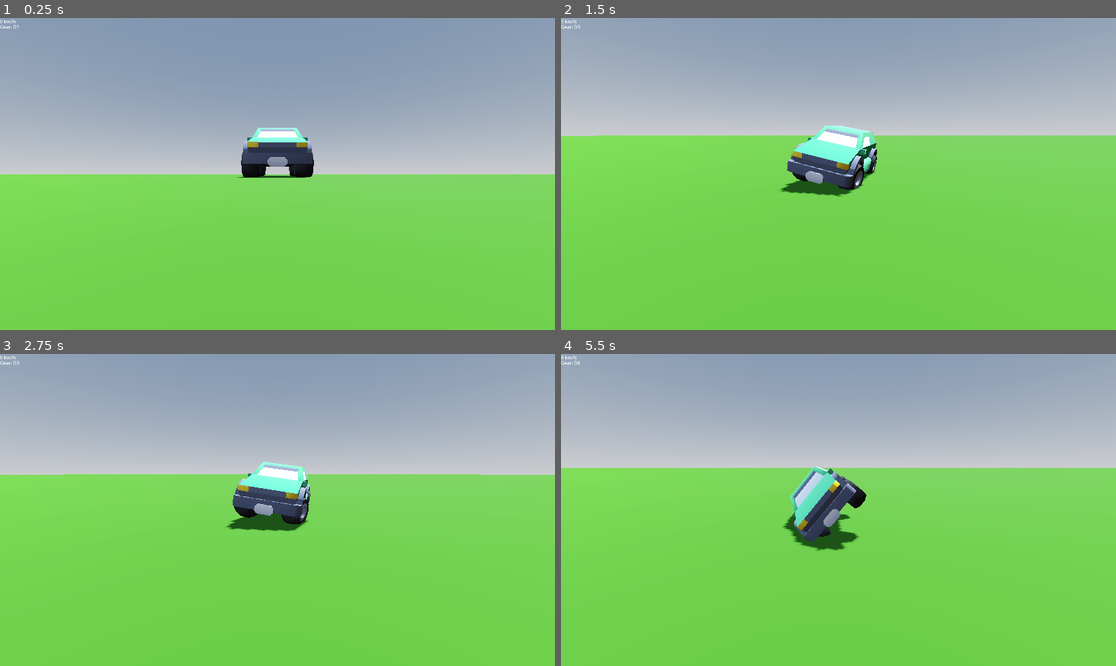
Above: before the commit, frames 1-4 (two rows, left to right).
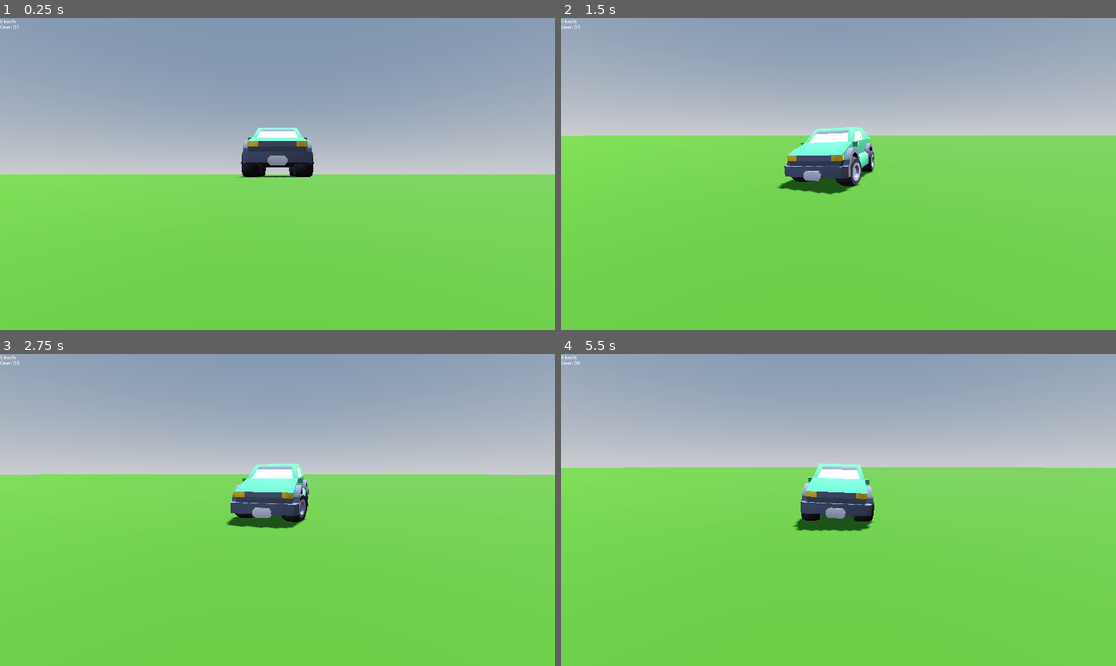
Above: after the commit, the same moments.

Repository: SaltyCookiez/DrivingSimEE
Game: Godot game, scene res://world.tscn
Same seed, same stepped clock (60 frames per second), same inputs: the game is played once before the commit and once after it.
Inputs (mouse positions are in pixels of both pictures, inside the frame that each line leads up to):
- Up to frame 1 (0.25 s): no input
- Up to frame 2 (1.5 s): tap Enter at 0.5 s; move the mouse to (866, 174) at 0.52 s; hold D (Right) 0.53-1.28 s; hold W (Gas) 0.53-1.28 s; move the mouse to (810, 174) at 1.27 s; hold S (Brake) from 1.28 s (still down); tap W (Gas) at 1.35 s
- Up to frame 3 (2.75 s): move the mouse to (288, 503) at 2.02 s; release S (Brake) at 2.03 s; hold D (Right) from 2.03 s (still down); hold W (Gas) from 2.03 s (still down)
- Up to frame 4 (5.5 s): move the mouse to (832, 516) at 2.77 s; release W (Gas) at 2.78 s; tap W (Gas) at 2.85, 4.35 s; move the mouse to (877, 513) at 3.52 s; release D (Right) at 3.53 s; hold W (Gas) 3.53-4.28 s; hold A (Left) 3.53-5.03 s; move the mouse to (794, 506) at 4.27 s; move the mouse to (844, 510) at 5.02 s; hold S (Brake) from 5.03 s (still down); hold W (Gas) from 5.03 s (still down)

The runs differ from the first frame. In frame 1, 0.2% of the frame differs, in the area x 42-57%, y 36-52%; in frame 2, 1.6%; in frame 3, 1.2%; in frame 4, 3.2%, in the area x 11-87%, y 34-64%.

Commit message:
Tweaked Vehicle wheels and Improved car handling

Diff:
--- a/driving-sim-ee/Car.gd
+++ b/driving-sim-ee/Car.gd
@@ -39,6 +39,31 @@
 # Main Process
 #
 
+func _apply_anti_roll_bar():
+	var anti_roll_strength = 8000.0
+
+	# Front suspension travel
+	var travel_fl = 1.0 - $wheel_front_left.get_suspension_travel() / $wheel_front_left.suspension_travel
+	var travel_fr = 1.0 - $wheel_front_right.get_suspension_travel() / $wheel_front_right.suspension_travel
+
+	# Back suspension travel
+	var travel_rl = 1.0 - $wheel_back_left.get_suspension_travel() / $wheel_back_left.suspension_travel
+	var travel_rr = 1.0 - $wheel_back_right.get_suspension_travel() / $wheel_back_right.suspension_travel
+
+	# Front anti-roll
+	var anti_roll_front = (travel_fl - travel_fr) * anti_roll_strength
+	if $wheel_front_left.is_in_contact():
+		apply_central_force($wheel_front_left.global_transform.basis.y * -anti_roll_front)
+	if $wheel_front_right.is_in_contact():
+		apply_central_force($wheel_front_right.global_transform.basis.y * anti_roll_front)
+
+	# Rear anti-roll
+	var anti_roll_rear = (travel_rl - travel_rr) * anti_roll_strength
+	if $wheel_back_left.is_in_contact():
+		apply_central_force($wheel_back_left.global_transform.basis.y * -anti_roll_rear)
+	if $wheel_back_right.is_in_contact():
+		apply_central_force($wheel_back_right.global_transform.basis.y * anti_roll_rear)
+
 func _physics_process(delta):
 
 	# Sync camera position
@@ -55,12 +80,16 @@
 
 	# Calculate speed
 	var speed = linear_velocity.length() * 3.6
+	var steering_limit = clamp(1.0 - (speed / 120.0), 0.3, 1.0)
 
 	# Compute wheel RPMs and average for engine
 	var wheel_rpm_left = abs($wheel_back_left.get_rpm())
 	var wheel_rpm_right = abs($wheel_back_right.get_rpm())
 	var wheel_rpm = (wheel_rpm_left + wheel_rpm_right) / 2.0
 
+	var downforce = linear_velocity.length() * 2.5
+	apply_central_force(-transform.basis.y * downforce)
+
 	# Update engine RPM based on wheel RPM
 	_update_engine_rpm(wheel_rpm, delta)
 
@@ -73,7 +102,7 @@
 	var torque_output = _calculate_engine_force(engine_torque)
 
 	engine_force = torque_output * acceleration_input
-	steering = lerp(steering, steering_dir * steering_sensitivity, steering_lerp_speed * delta)
+	steering = lerp(steering, steering_dir * steering_sensitivity * steering_limit, steering_lerp_speed * delta)
 
 	# Basic braking logic
 	if acceleration_input == 0 and brake_input > 0:
@@ -81,12 +110,18 @@
 	else:
 		brake = 0.0
 
+	var downforce_factor = 10.0
+	apply_central_force(-transform.basis.y * linear_velocity.length() * downforce_factor)
+
 	# Apply engine drag
 	_apply_engine_drag(delta)
 
 	# Update HUD
 	hud.update_speed(speed)
 	hud.update_gear(_get_display_gear())
+
+	# Apply anti roll
+	_apply_anti_roll_bar()
 
 	# Debug
 	if debug_enabled:
--- a/driving-sim-ee/vehicle_body_3d.tscn
+++ b/driving-sim-ee/vehicle_body_3d.tscn
@@ -214,10 +214,12 @@
 use_as_steering = true
 wheel_roll_influence = 0.0
 wheel_radius = 0.32
-suspension_travel = 10.0
-suspension_stiffness = 40.0
-damping_compression = 1.9
-damping_relaxation = 2.0
+wheel_friction_slip = 2.5
+suspension_travel = 0.25
+suspension_stiffness = 30.0
+suspension_max_force = 8000.0
+damping_compression = 5.0
+damping_relaxation = 6.0
 
 [node name="wheel-front-left" type="MeshInstance3D" parent="wheel_front_left"]
 transform = Transform3D(1, 0, 0, 0, 1, 0, 0, 0, 1, 0.1, 0, 0)
@@ -231,10 +233,12 @@
 use_as_steering = true
 wheel_roll_influence = 0.0
 wheel_radius = 0.32
-suspension_travel = 10.0
-suspension_stiffness = 40.0
-damping_compression = 1.9
-damping_relaxation = 2.0
+wheel_friction_slip = 2.5
+suspension_travel = 0.25
+suspension_stiffness = 30.0
+suspension_max_force = 8000.0
+damping_compression = 5.0
+damping_relaxation = 6.0
 
 [node name="wheel-front-right" type="MeshInstance3D" parent="wheel_front_right"]
 transform = Transform3D(1, 0, 0, 0, 1, 0, 0, 0, 1, -0.1, 0, 0)
@@ -247,10 +251,12 @@
 use_as_traction = true
 wheel_roll_influence = 0.0
 wheel_radius = 0.32
-suspension_travel = 10.0
-suspension_stiffness = 40.0
-damping_compression = 1.9
-damping_relaxation = 2.0
+wheel_friction_slip = 2.5
+suspension_travel = 0.25
+suspension_stiffness = 30.0
+suspension_max_force = 8000.0
+damping_compression = 5.0
+damping_relaxation = 6.0
 
 [node name="wheel-back-left" type="MeshInstance3D" parent="wheel_back_left"]
 transform = Transform3D(1, 0, 0, 0, 1, 0, 0, 0, 1, 0.1, 0, 0)
@@ -263,10 +269,12 @@
 use_as_traction = true
 wheel_roll_influence = 0.0
 wheel_radius = 0.32
-suspension_travel = 10.0
-suspension_stiffness = 40.0
-damping_compression = 1.9
-damping_relaxation = 2.0
+wheel_friction_slip = 2.5
+suspension_travel = 0.25
+suspension_stiffness = 30.0
+suspension_max_force = 8000.0
+damping_compression = 5.0
+damping_relaxation = 6.0
 
 [node name="wheel-back-right" type="MeshInstance3D" parent="wheel_back_right"]
 transform = Transform3D(1, 0, 0, 0, 1, 0, 0, 0, 1, -0.1, 0, 0)
--- a/driving-sim-ee/world.tscn
+++ b/driving-sim-ee/world.tscn
@@ -56,6 +56,8 @@
 
 [node name="VehicleBody3D" parent="." instance=ExtResource("1_f3sb7")]
 transform = Transform3D(1, 0, 0, 0, 1, 0, 0, 0, 1, -5.520561, 0.5968126, 13.957907)
+center_of_mass_mode = 1
+center_of_mass = Vector3(0, -0.8, 0)
 
 [node name="HUD" type="CanvasLayer" parent="."]
 script = ExtResource("2_fj7yv")
Not shown: 1 places in driving-sim-ee/vehicle_body_3d.tscn that only renumber resources
